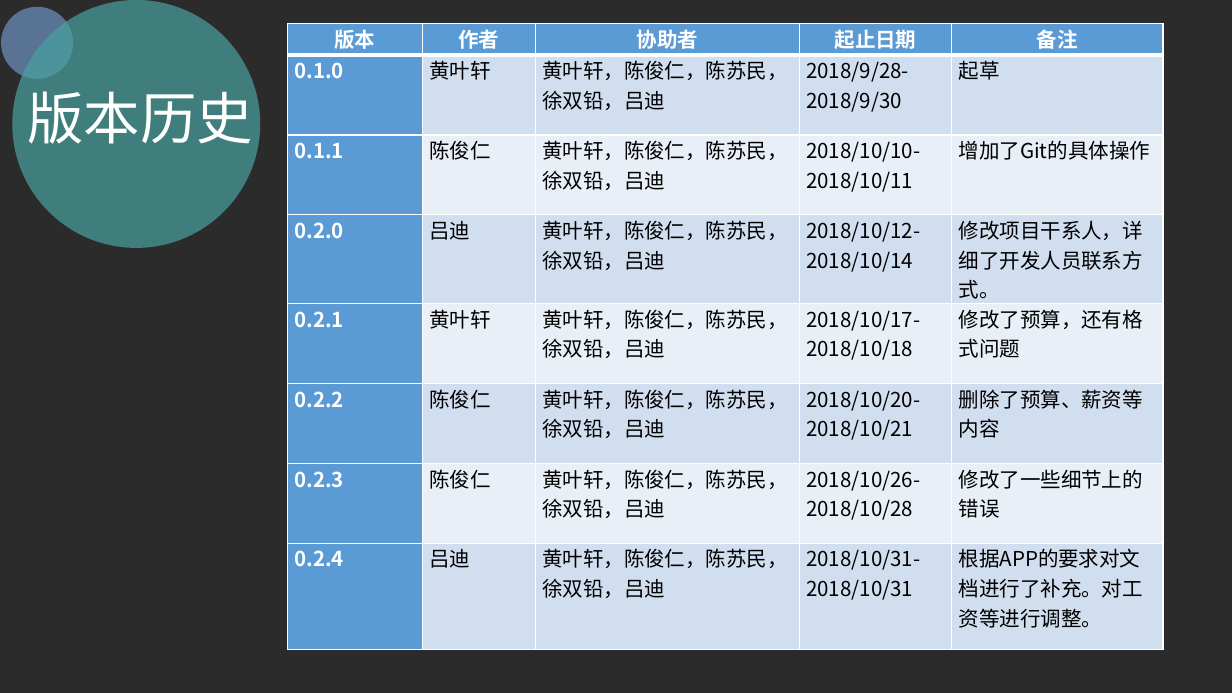
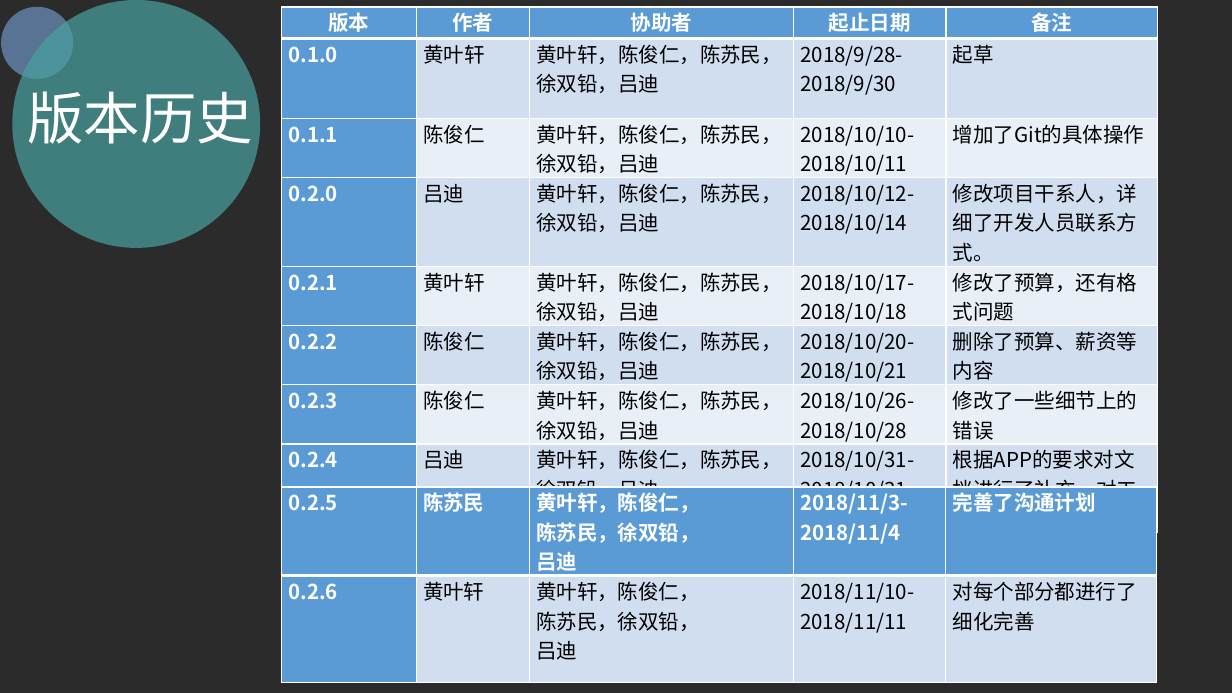
Before and after one commit to PRD2018/PRD2018-G15, a slide deck: slide 2 of 受控文档/01-需求工程项目计划/[PRD-15]需求工程项目计划.pptx. Drawn at 1232x693 pixels with LibreOffice and Linux fonts; fonts in the diff are those of the drawing; background and template pictures are left out; a plain dark background stands for a picture behind light text. Boxes give left, top, right and bottom in pixels: in the first picture for what was removed or moved away, otherwise in the second. Text is boxed around its words. In the diff, an @@ line names an element or a change of style, - is before the commit and + after.

Commit message:
2018-11-19
需求计划PPT

```diff
--- a/受控文档/01-需求工程项目计划/[PRD-15]需求工程项目计划.pptx
+++ b/受控文档/01-需求工程项目计划/[PRD-15]需求工程项目计划.pptx
@@ table: place and size @@
-table at bbox=[287, 23, 1164, 646]
+table at bbox=[282, 7, 1158, 516]
@@ table added at bbox=[282, 487, 1158, 667], 2 rows, 5 columns @@
+0.2.5 | 陈苏民 | 黄叶轩，陈俊仁， / 陈苏民，徐双铅， / 吕迪 | 2018/11/3-2018/11/4 | 完善了沟通计划
+0.2.6 | 黄叶轩 | 黄叶轩，陈俊仁， / 陈苏民，徐双铅， / 吕迪 | 2018/11/10-2018/11/11 | 对每个部分都进行了细化完善
```
Also in this commit, not shown: 6 other slides changed, 11 slides added.
